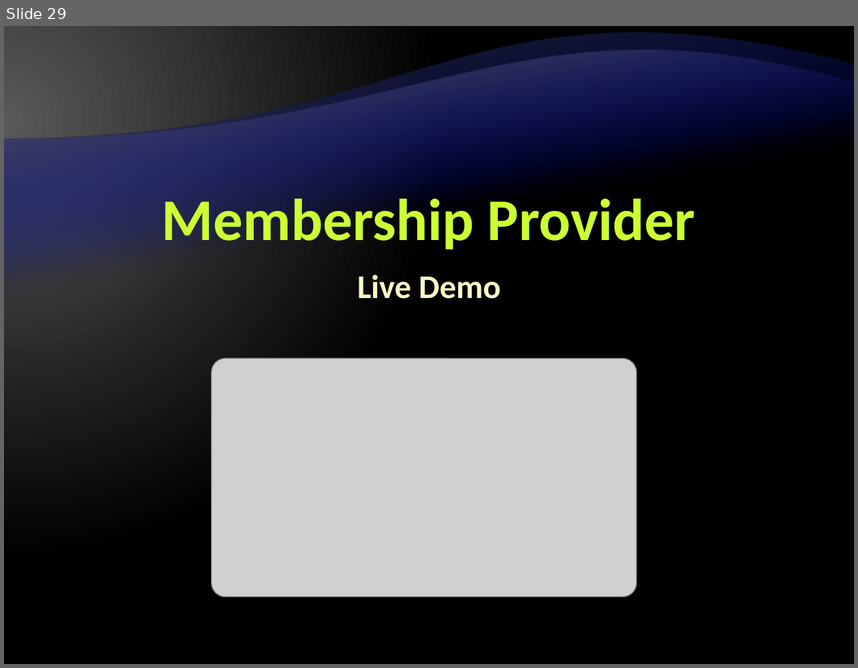
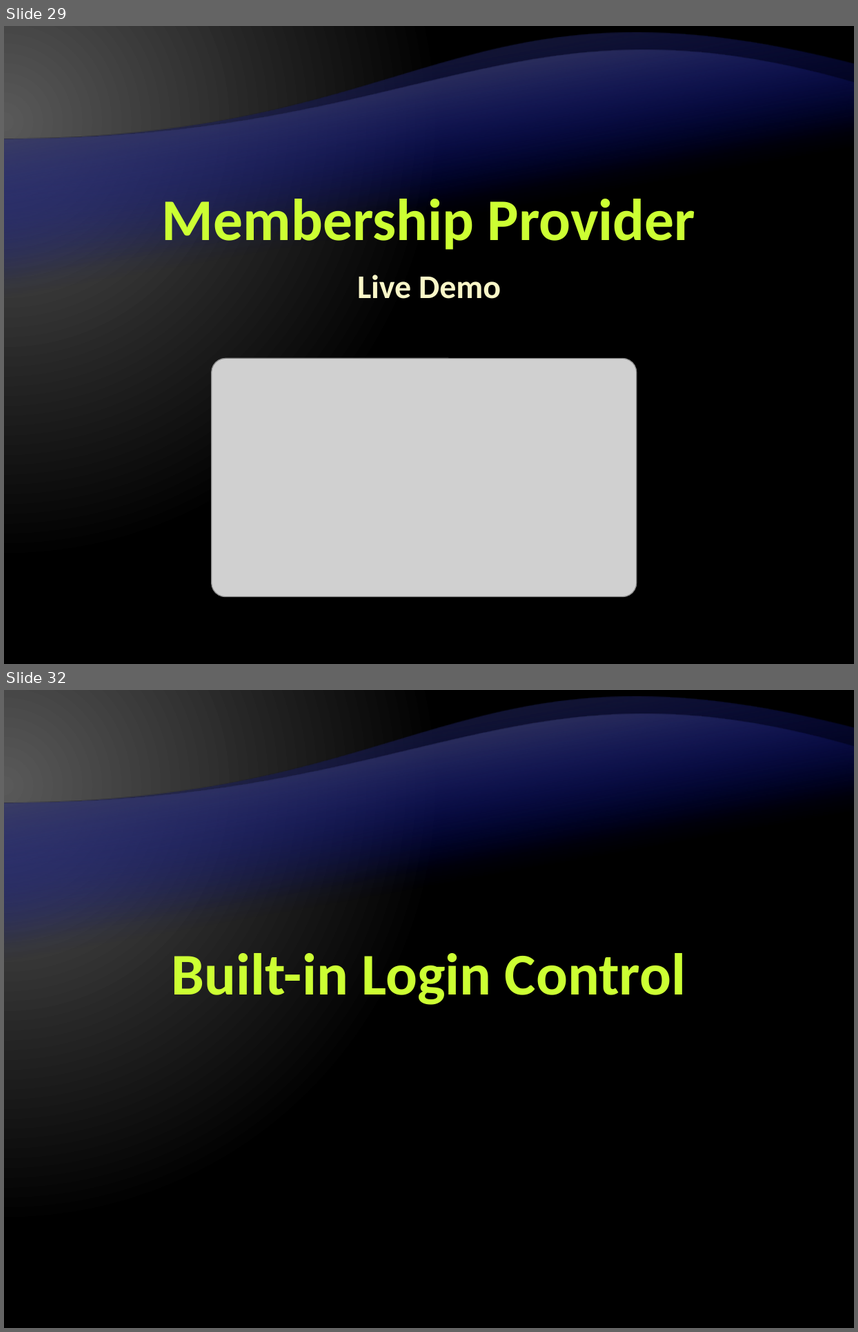
Before and after one commit to Graveheart/aspnetcourse, a slide deck: 2010/lectures/12. ASP.NET-Authentication-and-Authorization.pptx. Shown one above the other, each under a label of ours: slide 29 before the commit, slides 29 and 32 after it; the slides between them are not shown. The pictures are 858x668 and 858x1332 pixels, drawn with LibreOffice and Linux fonts; fonts in the diff are those of the drawing; grey boxes stand for pictures; background and template pictures are left out. Boxes give left, top, right and bottom in pixels: in the first picture for what was removed or moved away, otherwise in the second. Text is boxed around its words. In the diff, an @@ line names an element or a change of style, - is before the commit and + after.

```diff
--- a/2010/lectures/12. ASP.NET-Authentication-and-Authorization.pptx
+++ b/2010/lectures/12. ASP.NET-Authentication-and-Authorization.pptx
@@ slide 32 added at [4, 690, 854, 1328], background gradient #595959 to #000000; not listed: 2 template elements that a slide beside it also shows @@
@@ title added at [172, 953, 686, 1005], 50 pt, text #CCFF33, bold @@
+Built-in Login Control
```
Also in this commit, not shown: 17 slides changed.
